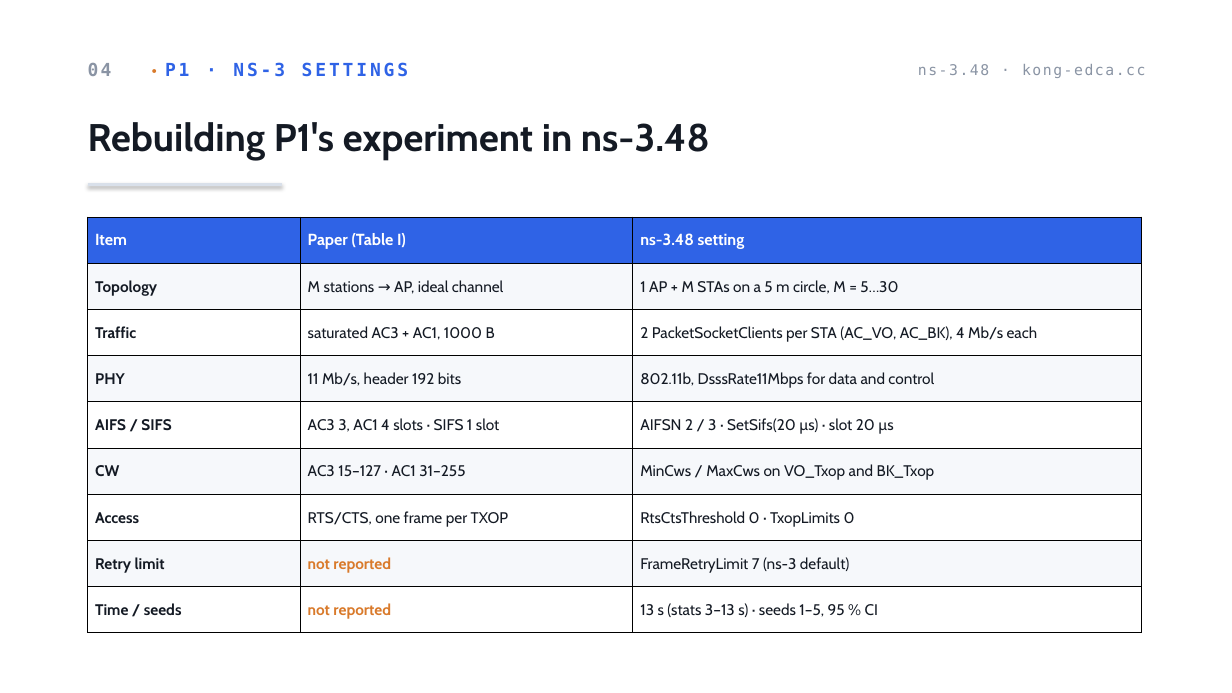
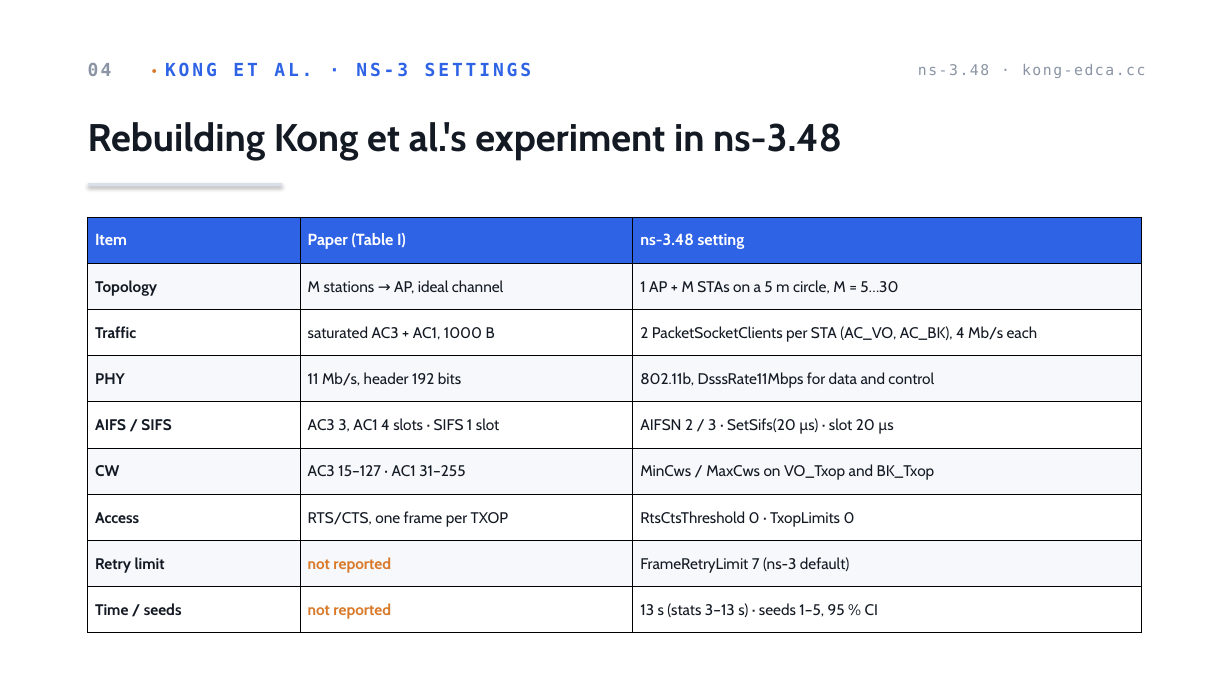
Before and after one commit to AhmadRifqi86/MWN-2026-M11402804-Rifqi, a slide deck: slide 5 of assets/ppt/a3-M11402804-AhmadRifqi.pptx. Drawn at 1232x693 pixels with LibreOffice and Linux fonts; fonts in the diff are those of the drawing. Boxes give left, top, right and bottom in pixels: in the first picture for what was removed or moved away, otherwise in the second. Text is boxed around its words. In the diff, an @@ line names an element or a change of style, - is before the commit and + after.

```diff
--- a/assets/ppt/a3-M11402804-AhmadRifqi.pptx
+++ b/assets/ppt/a3-M11402804-AhmadRifqi.pptx
@@ text at (88, 62, 531, 77): text changed @@
-04 • P1 · NS-3 SETTINGS
+04 • KONG ET AL. · NS-3 SETTINGS
@@ text at (88, 122, 842, 160): text changed @@
-Rebuilding P1's experiment in ns-3.48
+Rebuilding Kong et al.'s experiment in ns-3.48
```
Also in this commit, not shown: 10 other slides changed, 1 other file.
